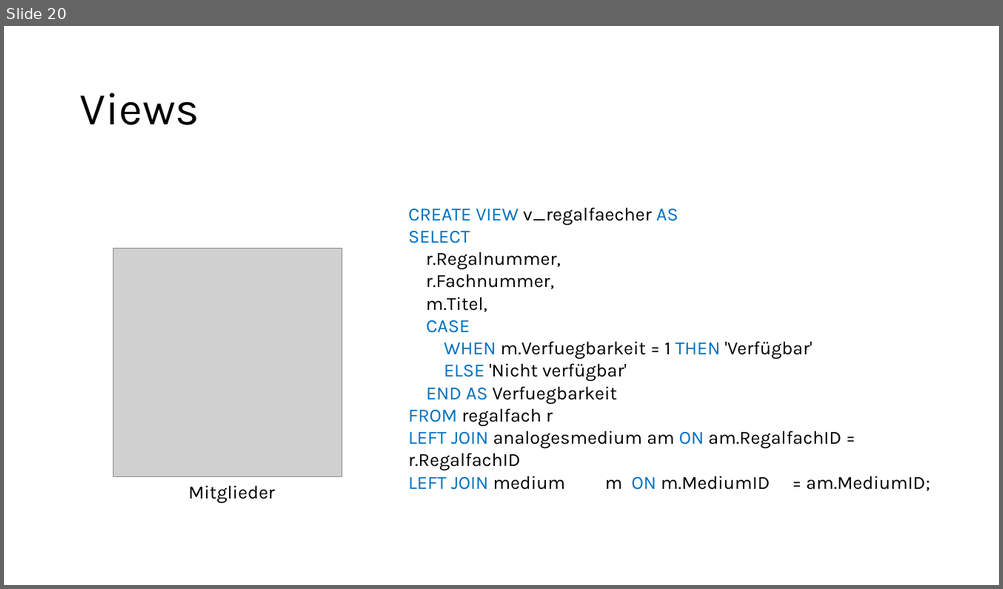
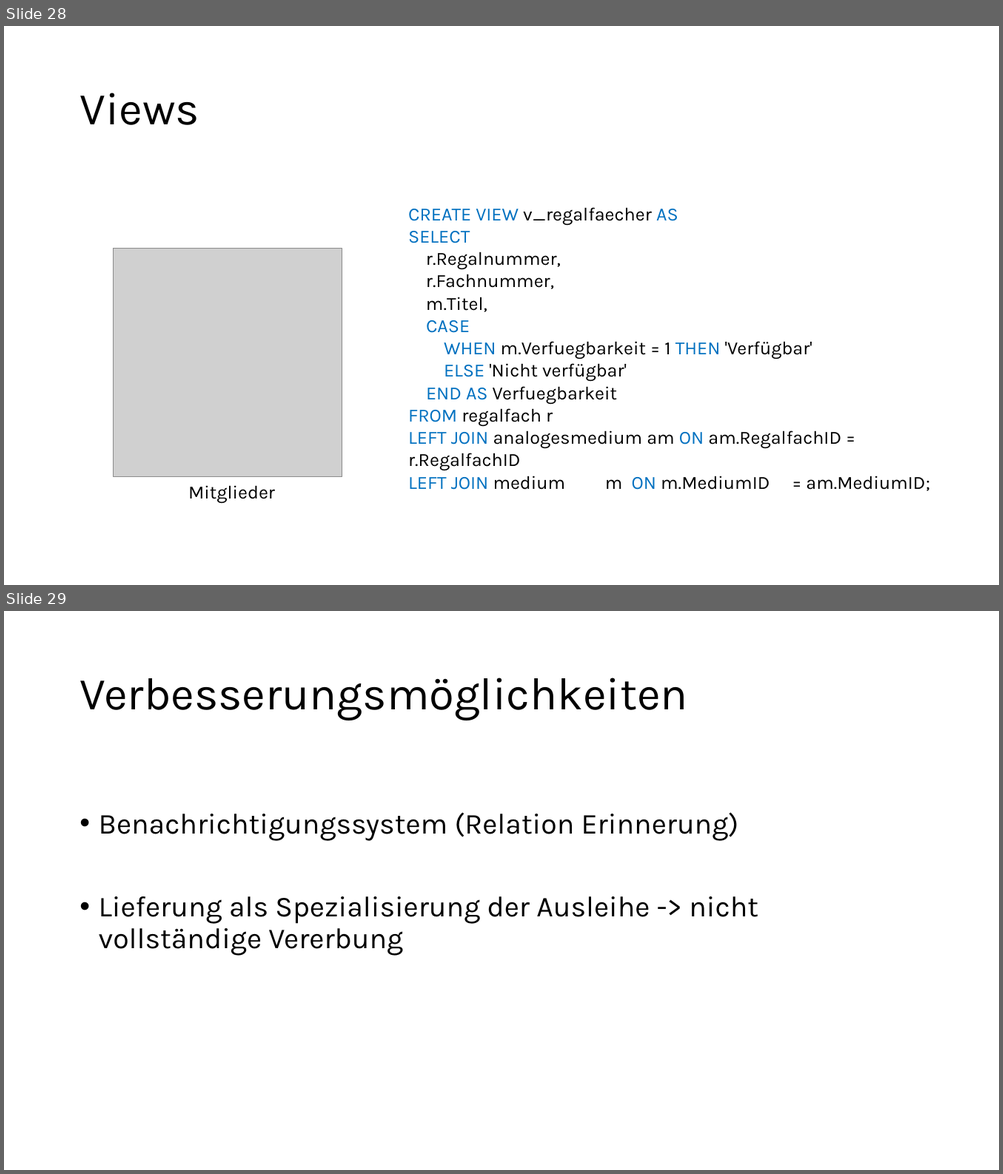
Before and after one commit to mi-0110/datenbanken-bib, a slide deck: BibPräsi.pptx. Shown one above the other, each under a label of ours: slide 20 before the commit, slides 28 and 29 after it. The pictures are 1003x589 and 1003x1174 pixels, drawn with LibreOffice and Linux fonts; fonts in the diff are those of the drawing; grey boxes stand for pictures. Boxes give left, top, right and bottom in pixels: in the first picture for what was removed or moved away, otherwise in the second. Text is boxed around its words. In the diff, an @@ line names an element or a change of style, - is before the commit and + after.

```diff
--- a/BibPräsi.pptx
+++ b/BibPräsi.pptx
@@ slide 29 added at (x1=4, y1=611, x2=999, y2=1170), background #FFFFFF @@
@@ title added at (x1=79, y1=678, x2=688, y2=721), 44 pt, text #000000 @@
+Verbesserungsmöglichkeiten
@@ text added at (x1=99, y1=812, x2=758, y2=956), 28 pt, text #000000 @@
+• Benachrichtigungssystem (Relation Erinnerung)
+• Lieferung als Spezialisierung der Ausleihe -> nicht vollständige Vererbung
@@ what was slide 20 is now slide 28 @@
```
Also in this commit, not shown: 10 other slides added, 1 slide removed, 2 other files.
